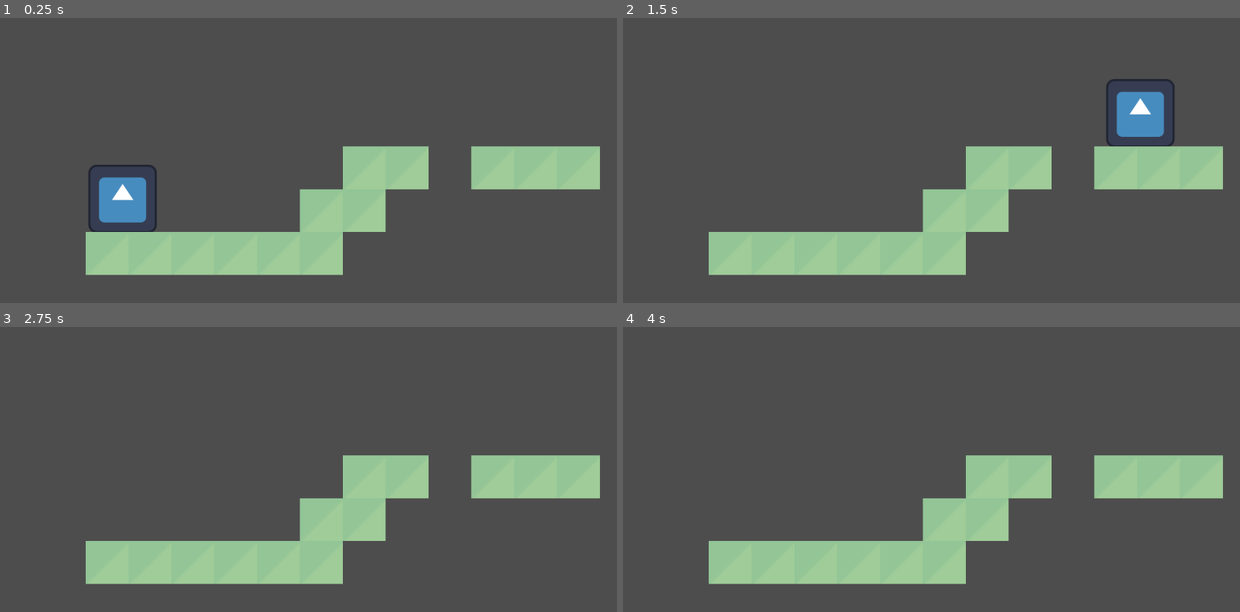
Above: before the commit, frames 1-4 (two rows, left to right).
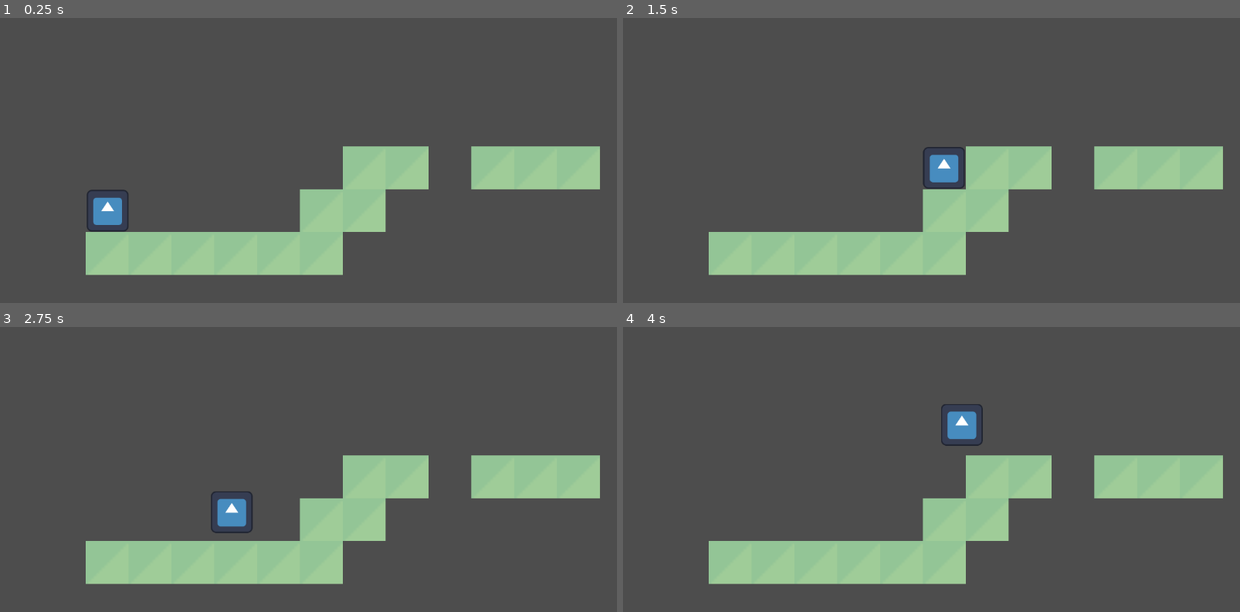
Above: after the commit, the same moments.

Repository: ethanshu2012-tech/DAydream-Hackathon---Sacrifices-Must-Be-Made
Game: Godot game, scene res://main.tscn
The game is run twice, just before and just after one commit, with the same random seed, the same clock (stepped at 60 frames per second) and the same inputs. The engine's default icon, where the game draws it, is replaced by a stand-in: a white triangle on a blue panel in a dark square.
Inputs:
- Up to frame 1 (0.25 s): no input
- Up to frame 2 (1.5 s): tap Enter at 0.5 s; hold D (right) from 0.53 s (still down); tap W (jump) at 0.77 s
- Up to frame 3 (2.75 s): tap W (jump) at 1.52 s; release D (right) at 2.03 s; hold A (left) from 2.03 s (still down)
- Up to frame 4 (4 s): release A (left) at 2.78 s; hold D (right) from 2.78 s (still down); tap W (jump) at 3.02, 3.77 s

The runs differ from the first frame. In frame 1, 1.4% of the frame differs, in the area x 14-26%, y 51-76%; in frame 2, 2.1%, in the area x 48-90%, y 21-60%; in frame 3, 0.6%; in frame 4, 0.6%.

Commit message:
jump and speed finished

Diff:
--- a/main.tscn
+++ b/main.tscn
@@ -5,7 +5,7 @@
 [ext_resource type="Texture2D" uid="uid://dlvy6nicdkw1r" path="res://Green.png" id="3_lquwl"]
 
 [sub_resource type="RectangleShape2D" id="RectangleShape2D_7mycd"]
-size = Vector2(130, 128)
+size = Vector2(404.99988, 399.5)
 
 [sub_resource type="TileSetAtlasSource" id="TileSetAtlasSource_272bh"]
 texture = ExtResource("3_lquwl")
@@ -51,11 +51,13 @@
 script = ExtResource("1_h2yge")
 
 [node name="Sprite2D" type="Sprite2D" parent="Player"]
-position = Vector2(229, 336)
+position = Vector2(201, 348)
+scale = Vector2(0.609375, 0.609375)
 texture = ExtResource("2_1bvp3")
 
 [node name="CollisionShape2D" type="CollisionShape2D" parent="Player"]
-position = Vector2(228, 334)
+position = Vector2(201.00006, 348)
+scale = Vector2(0.2, 0.2)
 shape = SubResource("RectangleShape2D_7mycd")
 
 [node name="TileMapLayer" type="TileMapLayer" parent="."]
--- a/player.gd
+++ b/player.gd
@@ -1,8 +1,8 @@
 extends CharacterBody2D
 
 
-const SPEED = 900.0
-const JUMP_VELOCITY = -900.0
+const SPEED = 500.0
+const JUMP_VELOCITY = -700.0
 
 
 func _physics_process(delta: float) -> void:
